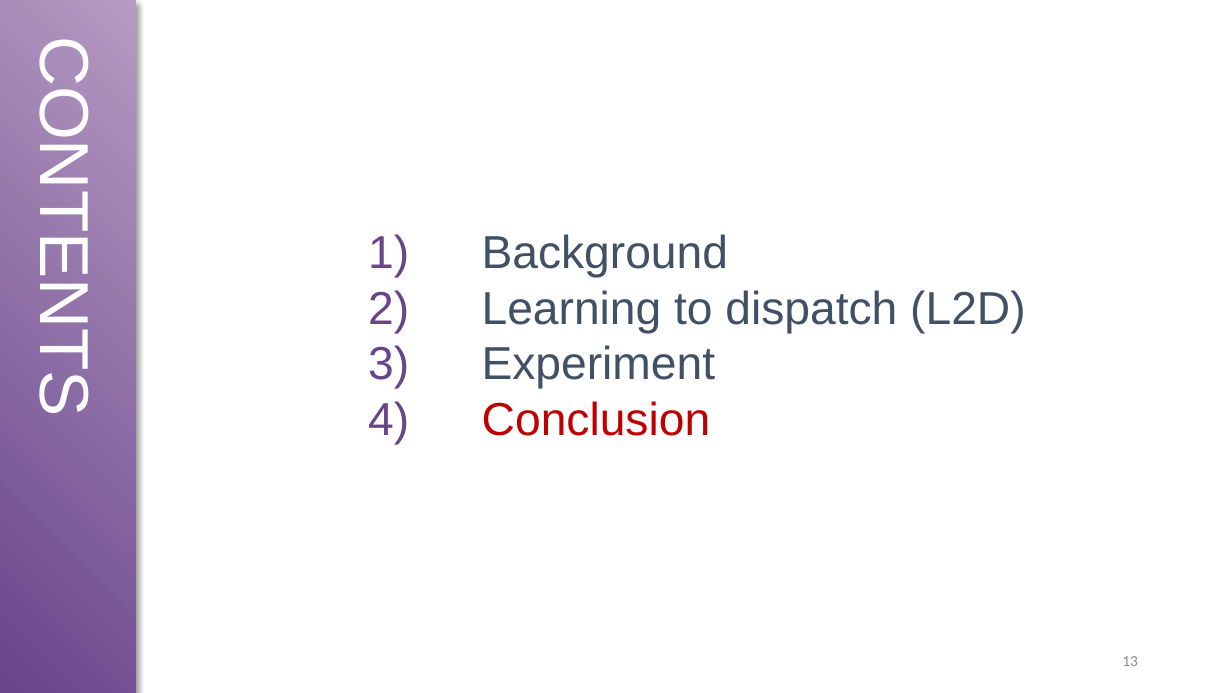
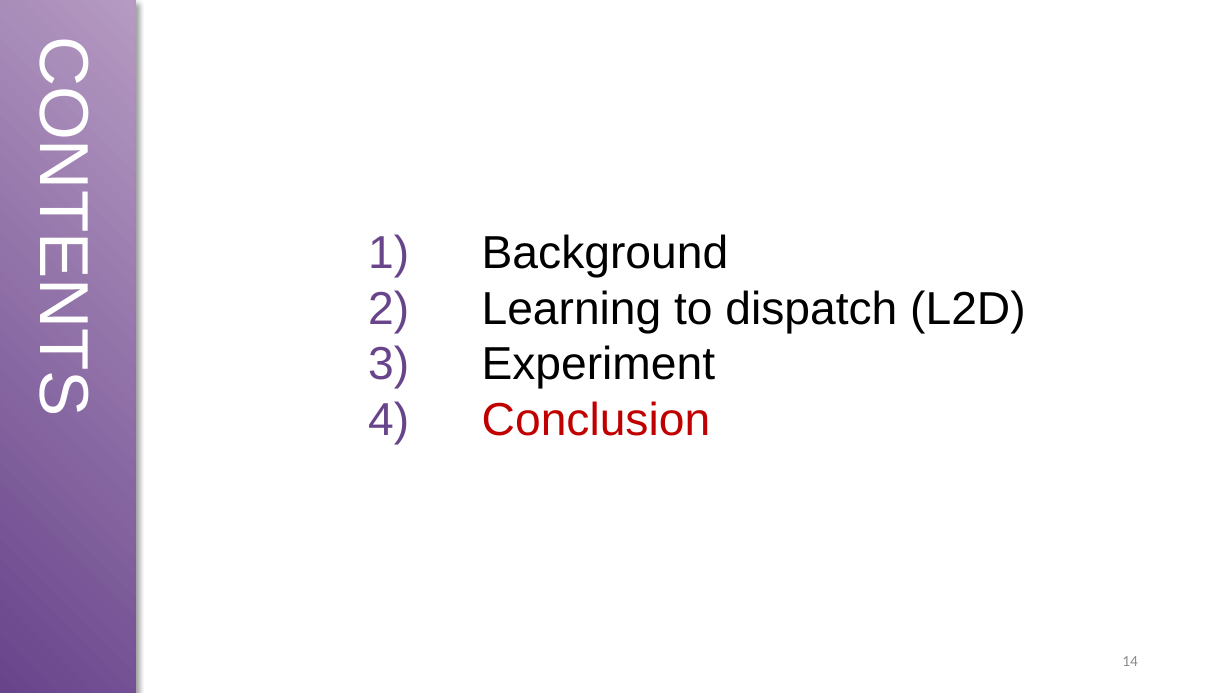
Before and after one commit to zcaicaros/L2D, a slide deck: slide 14 of NeurIPS L2D.pptx (slide 13 before the commit). Drawn at 1232x693 pixels with LibreOffice and Linux fonts; fonts in the diff are those of the drawing. Boxes give left, top, right and bottom in pixels: in the first picture for what was removed or moved away, otherwise in the second. Text is boxed around its words. In the diff, an @@ line names an element or a change of style, - is before the commit and + after.

```diff
--- a/NeurIPS L2D.pptx
+++ b/NeurIPS L2D.pptx
@@ text at [482,234,1025,389]: text colour #405067 to #000000 in "Background", "Learning to dispatch (L2D)", "Experiment" @@
@@ page number at [1122,656,1138,666]: text changed @@
-13
+14
```
Also in this commit, not shown: 13 other slides changed, 1 slide added.
